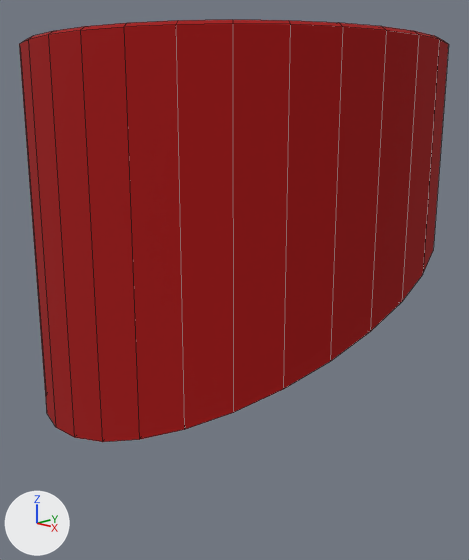
An edit to the Blender file Raw/dark-fuel-break2.blend, drawn before and after from the same camera.
Camera for both pictures: a 50 mm camera at (2.38, -2.36, 3.09) aimed at (-0.16, 0.16, 2.21). Every picture has the same lights, and +X, +Y and +Z are marked at lower left. Mesh edges are drawn as thin lines.

The older version as bpy lines, for what is in view:
```python
me_cylinder = bpy.data.meshes.new('Cylinder')
me_cylinder.from_pydata(...)  # 216 vertices, 209 faces; spans x -1.0..1.0, y -1.0..1.64, z -0.72..1.02
me_cylinder.materials.append(mat_red)  # red #9f0000
me_cylinder_001 = bpy.data.meshes.new('Cylinder.001')
me_cylinder_001.from_pydata(...)  # 289 vertices, 266 faces; spans x -1.0..1.0, y -1.0..1.77, z -1.0..0.48
me_cylinder_001.materials.append(mat_red)  # red #9f0000
ob_cylinder = bpy.data.objects.new('Cylinder', me_cylinder)
ob_cylinder.location = (0.0, 0.0, 2.402)
ob_cylinder_001 = bpy.data.objects.new('Cylinder.001', me_cylinder_001)
ob_cylinder_001.location = (0.0, 0.0, 2.402)
ob_cylinder_001.hide_set(True)
```
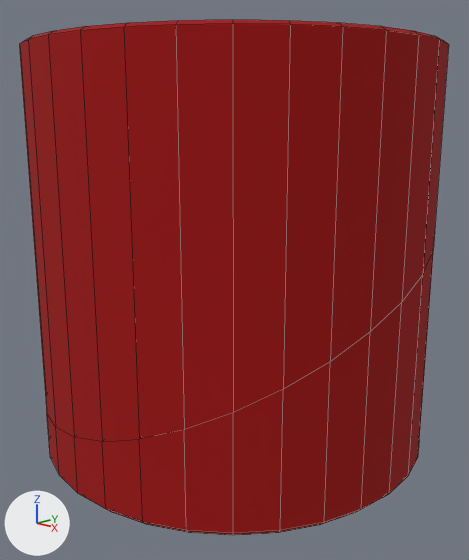
Pixel boxes (x1, y1, x2, y2) of what changed, in the pictures (469 x 560 px):
'Cylinder.001', shown (red)
    after: (47, 253, 433, 535)

Patch to the scene script:
```diff
--- a/Raw/dark-fuel-break2.blend.py
+++ b/Raw/dark-fuel-break2.blend.py
@@ ob_cylinder_001 @@
 ob_cylinder_001.location = (0.0, 0.0, 2.402)
-ob_cylinder_001.hide_set(True)
```
